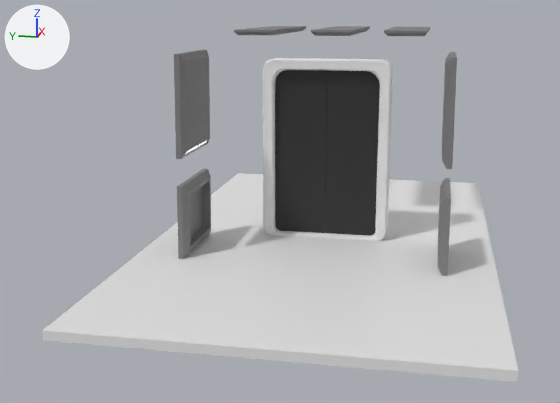
Renders of the Blender file Korridor.blend from each side of a commit.
Camera for both pictures: a camera (50 mm lens) standing at (-36.2, -5.0, 10.8) and looking at (-1.1, 2.0, 2.0). The lights are fixed; the arrows at upper left show +X, +Y and +Z.

The scene before the commit, as lines of its bpy script (objects in view):
```python
me_würfel = bpy.data.meshes.new('Würfel')
me_würfel.from_pydata(...)  # a box spanning x -13.5..13.5, y -7.8..7.8, z -0.2..0.2
me_würfel_006 = bpy.data.meshes.new('Würfel.006')
me_würfel_006.from_pydata(...)  # 60 vertices, 54 faces; spans x 1.26..10.54, y -4.47..4.78, z 9.64..9.9
# faces by material slot: [51, 3]
me_würfel_006.materials.append(mat_material_001)  # grey #7d7d7d
me_würfel_006.materials.append(mat_lampe)  # white #dcddfd
me_würfel_012 = bpy.data.meshes.new('Würfel.012')
me_würfel_012.from_pydata(...)  # 116 vertices, 101 faces; spans x 0.0..0.56, y 0.0..2.97, z 0.16..8.62
me_würfel_013 = bpy.data.meshes.new('Würfel.013')
me_würfel_013.from_pydata(...)  # a box spanning x -0.14..0.14, y 0.01..2.63, z 0.26..8.23
me_würfel_013.materials.append(mat_material_004)  # black #282828
me_würfel_014 = bpy.data.meshes.new('Würfel.014')
me_würfel_014.from_pydata(...)  # a box spanning x -0.14..0.14, y 0.01..2.63, z 0.26..8.23
me_würfel_014.materials.append(mat_material_004)  # black #282828
ob_boden = bpy.data.objects.new('Boden', me_würfel)
ob_boden.location = (0.0, 0.0, 0.0)
ob_denkenleuchten = bpy.data.objects.new('Denkenleuchten', me_würfel_006)
ob_denkenleuchten.location = (0.0, 0.0, 0.0)
ob_würfel = bpy.data.objects.new('Würfel', me_würfel_012)
ob_würfel.location = (0.0, 0.0, 0.0)
_m = ob_würfel.modifiers.new('Spiegeln', 'MIRROR')
_m.use_axis = (True, True, False)
ob_würfel_001 = bpy.data.objects.new('Würfel.001', me_würfel_013)
ob_würfel_001.location = (0.0, 0.0, 0.0)
ob_würfel_002 = bpy.data.objects.new('Würfel.002', me_würfel_014)
ob_würfel_002.location = (0.0, 0.0, 0.0)
ob_würfel_002.scale = (1.0, -1.0, 1.0)
# also in view: 'Seiten_Rele_B_b' at (-3.0, 0.0, 4.6)
```
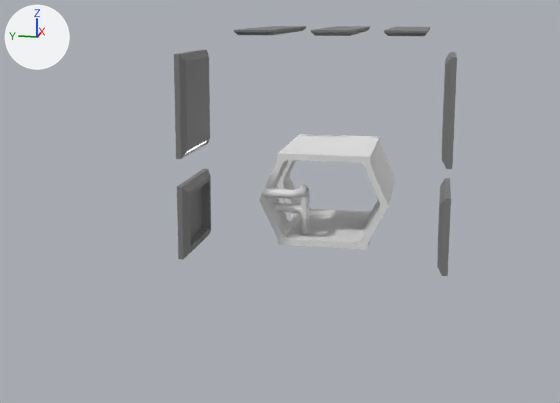
What differs and where, as boxes (x1, y1, x2, y2) in the pictures (560 x 403 px):
```json
{"object": "Boden", "change": "hidden", "before": [42, 173, 518, 382]}
{"object": "Würfel.002", "change": "hidden", "before": [325, 70, 380, 235], "on screen": "black"}
{"object": "Würfel.001", "change": "hidden", "before": [275, 70, 327, 233], "on screen": "black"}
{"object": "Schacht_mit_Lucke", "change": "added", "after": [259, 134, 395, 250]}
{"object": "Würfel", "change": "hidden", "before": [263, 58, 393, 241]}
{"object": "Schacht_Rohr_B.001", "change": "added", "after": [263, 185, 310, 234]}
{"object": "Schacht_Rohr_A", "change": "added", "after": [274, 203, 309, 234]}
```

The change, as JSON lines over the scene's bpy script:
```json
{"op": "add", "block": "me_würfel_019", "code": ["me_würfel_019 = bpy.data.meshes.new('Würfel.019')", "me_würfel_019.from_pydata(...)  # 356 vertices, 299 faces; spans x -1.0..5.0, y -3.06..3.06, z -0.14..4.31"]}
{"op": "add", "block": "me_zylinder_002", "code": ["me_zylinder_002 = bpy.data.meshes.new('Zylinder.002')", "me_zylinder_002.from_pydata(...)  # 544 vertices, 514 faces; spans x -1.71..0.21, y -0.21..1.71, z 0.0..2.51", "me_zylinder_002.polygons.foreach_set('use_smooth', [True] * 514)"]}
{"op": "add", "block": "me_zylinder", "code": ["me_zylinder = bpy.data.meshes.new('Zylinder')", "me_zylinder.from_pydata(...)  # 352 vertices, 322 faces; spans x -0.21..0.21, y -0.21..1.64, z 0.0..1.45", "me_zylinder.polygons.foreach_set('use_smooth', [True] * 322)"]}
{"op": "add", "block": "ob_boden", "code": "ob_boden.hide_set(True)"}
{"op": "add", "block": "ob_würfel", "code": "ob_würfel.hide_set(True)"}
{"op": "add", "block": "ob_würfel_001", "code": "ob_würfel_001.hide_set(True)"}
{"op": "add", "block": "ob_würfel_002", "code": "ob_würfel_002.hide_set(True)"}
{"op": "add", "block": "ob_schacht_mit_lucke", "code": ["ob_schacht_mit_lucke = bpy.data.objects.new('Schacht_mit_Lucke', me_würfel_019)", "ob_schacht_mit_lucke.location = (0.0, 0.0, 0.0)"]}
{"op": "add", "block": "ob_schacht_rohr_b_001", "code": ["ob_schacht_rohr_b_001 = bpy.data.objects.new('Schacht_Rohr_B.001', me_zylinder_002)", "ob_schacht_rohr_b_001.location = (0.0, 1.0, 0.2)"]}
{"op": "add", "block": "ob_schacht_rohr_a", "code": ["ob_schacht_rohr_a = bpy.data.objects.new('Schacht_Rohr_A', me_zylinder)", "ob_schacht_rohr_a.location = (0.0, 1.0, 0.2)"]}
```
